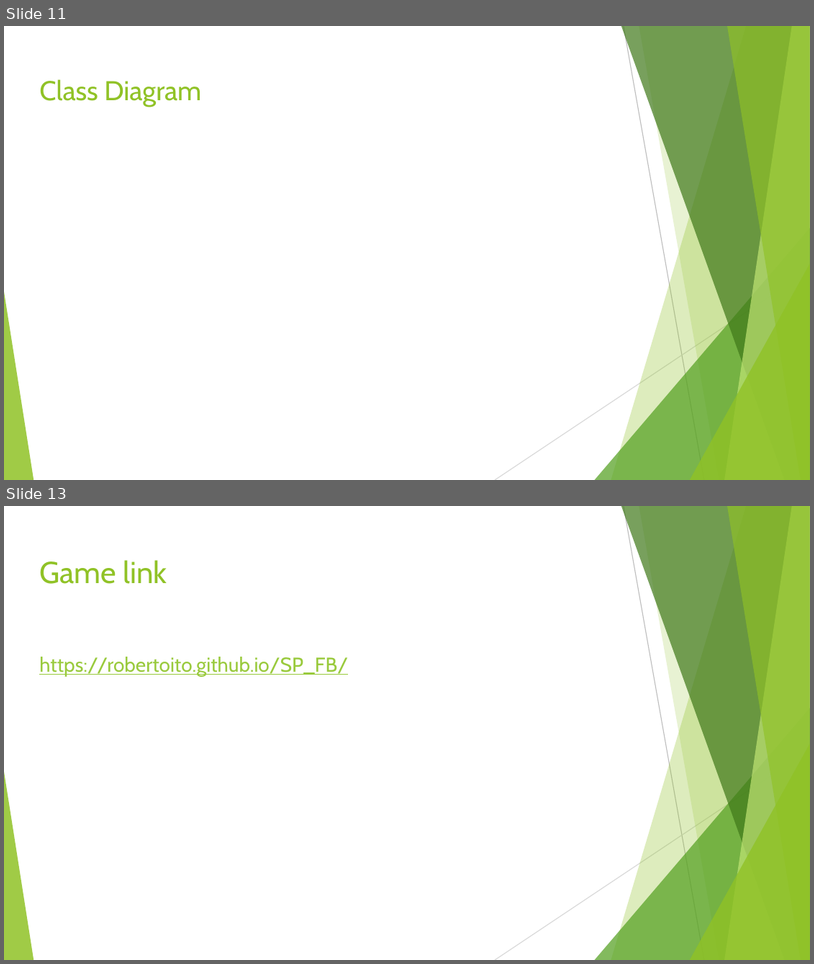
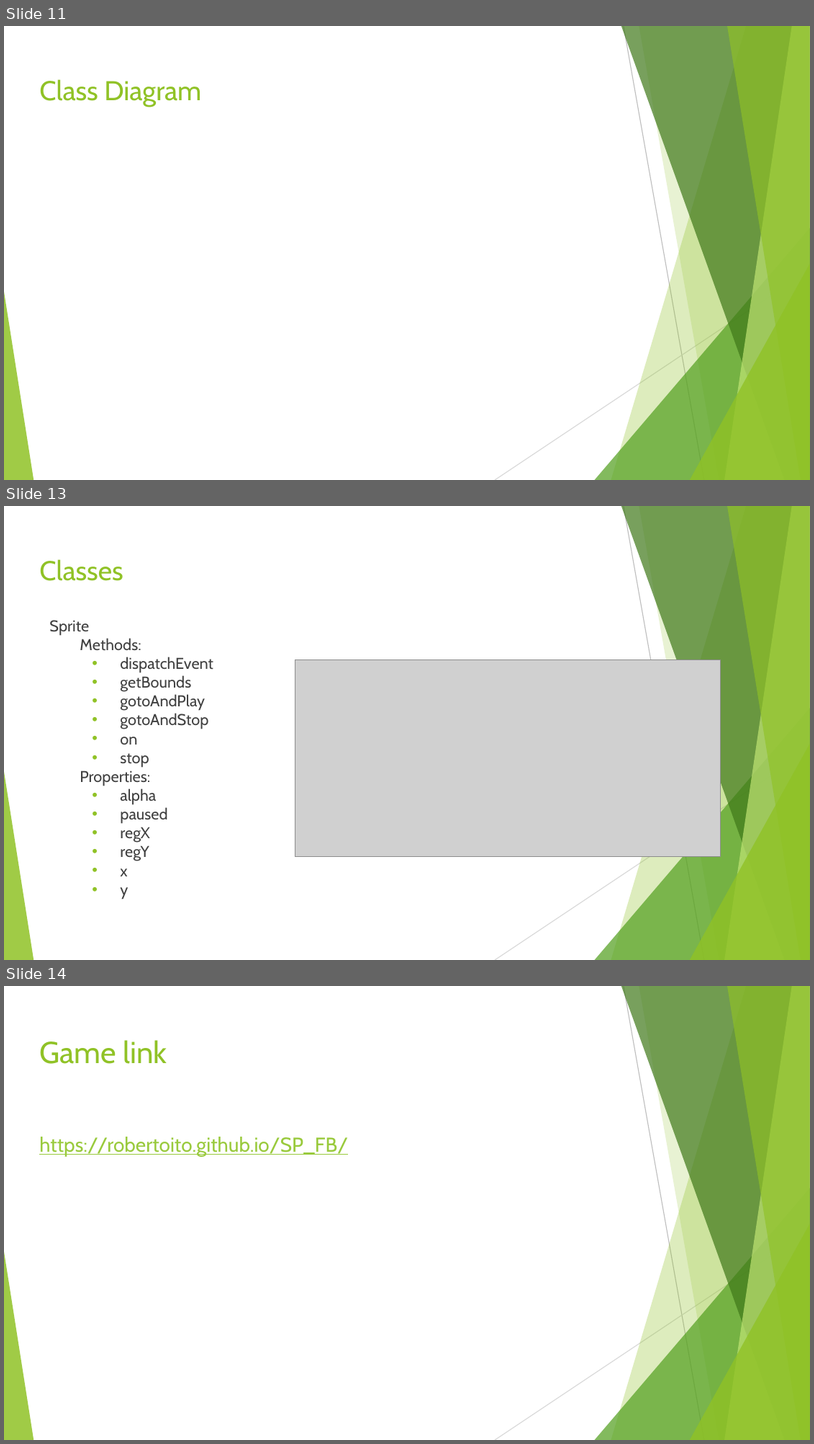
Before and after one commit to RobertoIto/COMP397-002-SpacePatrol, a slide deck: COMP 397 - Project Presentation.pptx. Shown one above the other, each under a label of ours: slides 11 and 13 before the commit, slides 11, 13 and 14 after it; the slides between them are not shown. The pictures are 814x964 and 814x1444 pixels, drawn with LibreOffice and Linux fonts; fonts in the diff are those of the drawing; grey boxes stand for pictures. Boxes give left, top, right and bottom in pixels: in the first picture for what was removed or moved away, otherwise in the second. Text is boxed around its words. In the diff, an @@ line names an element or a change of style, - is before the commit and + after.

Commit message:
Update COMP 397 - Project Presentation.pptx
Included classes slides

```diff
--- a/COMP 397 - Project Presentation.pptx
+++ b/COMP 397 - Project Presentation.pptx
@@ slide 13 added at (x1=4, y1=506, x2=810, y2=960), background #FFFFFF; not listed: 10 template elements that a slide beside it also shows @@
@@ title added at (x1=39, y1=559, x2=123, y2=581), 24.3 pt, text #90C226 @@
+Classes
@@ text added at (x1=49, y1=620, x2=214, y2=898), 14 pt, text #404040 @@
+Sprite
+Methods:
+  • dispatchEvent
+  • getBounds
+  • gotoAndPlay
+  • gotoAndStop
+  • on
+  • stop
+Properties:
+  • alpha
+  • paused
+  • regX
+  • regY
+  • x
+  • y
@@ picture added at (x1=295, y1=660, x2=721, y2=857) @@
@@ what was slide 13 is now slide 14 @@
```
Also in this commit, not shown: 1 other slide added, 1 slide removed.
